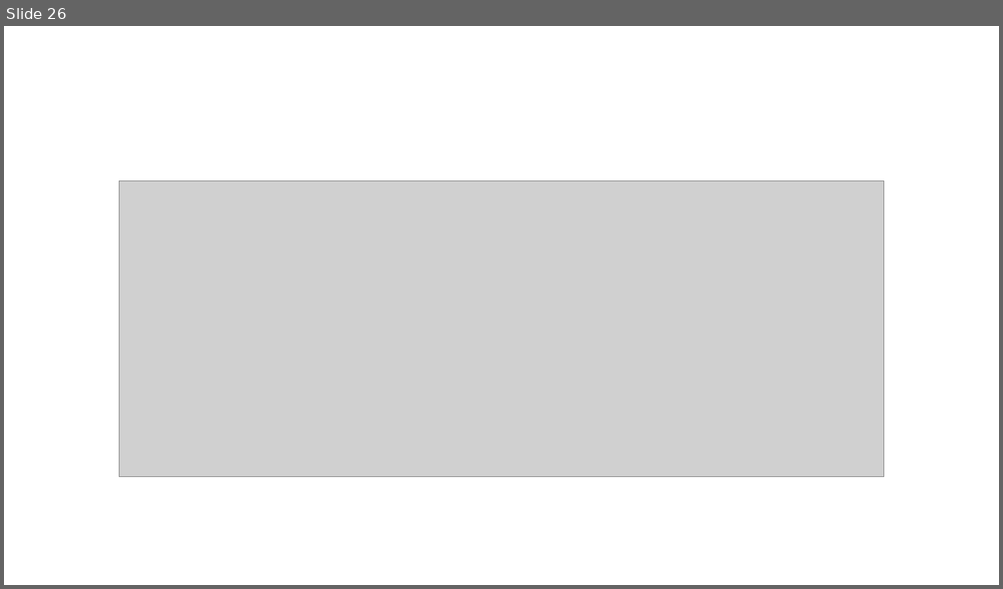
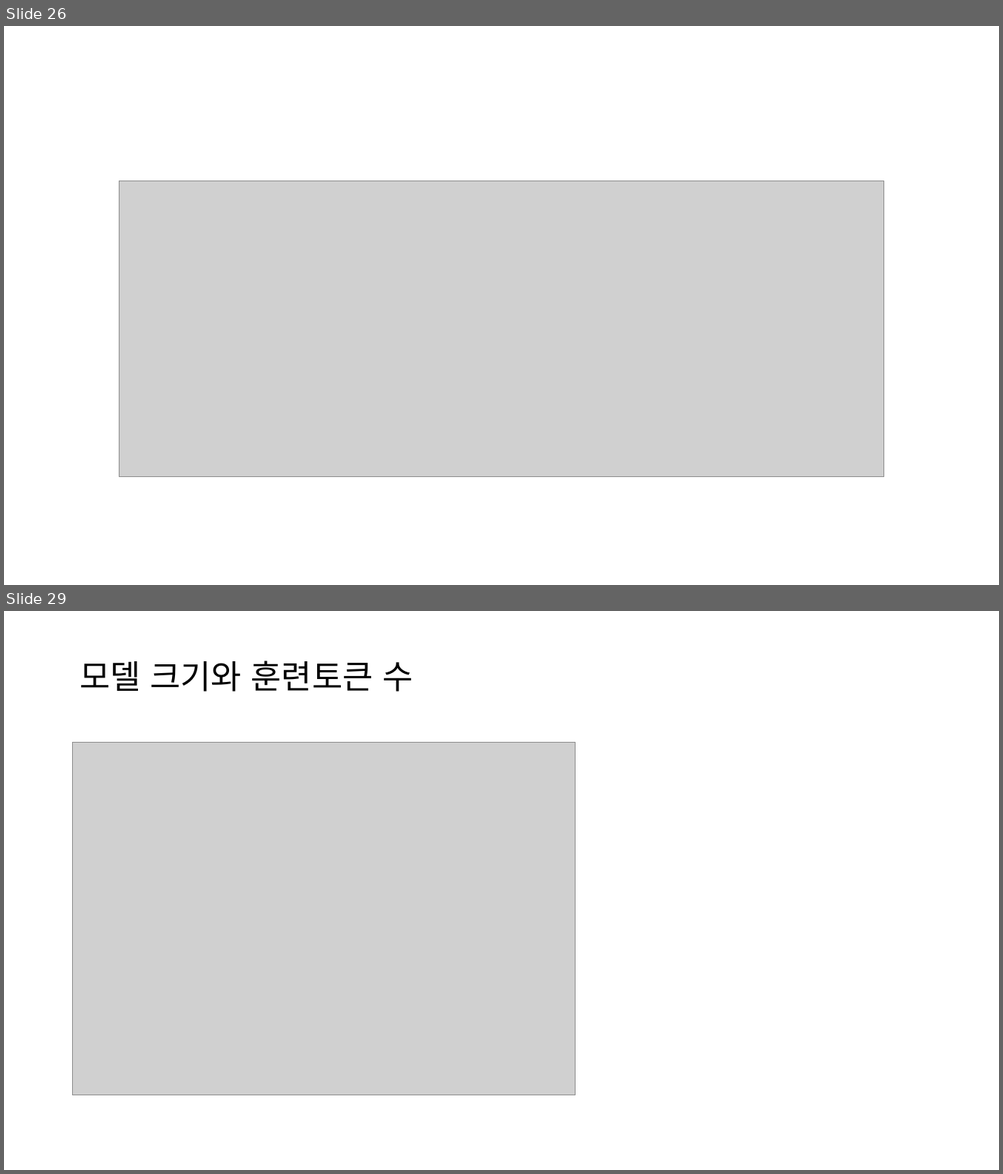
Before and after one commit to restful3/ds4th_study, a slide deck: source/AI_Engineering/Ch02_Ch02_Understanding_Foundation_Models_jeong.pptx. Shown one above the other, each under a label of ours: slide 26 before the commit, slides 26 and 29 after it; the slides between them are not shown. The pictures are 1003x589 and 1003x1174 pixels, drawn with LibreOffice and Linux fonts; fonts in the diff are those of the drawing; grey boxes stand for pictures. Boxes give left, top, right and bottom in pixels: in the first picture for what was removed or moved away, otherwise in the second. Text is boxed around its words. In the diff, an @@ line names an element or a change of style, - is before the commit and + after.

```diff
--- a/source/AI_Engineering/Ch02_Ch02_Understanding_Foundation_Models_jeong.pptx
+++ b/source/AI_Engineering/Ch02_Ch02_Understanding_Foundation_Models_jeong.pptx
@@ slide 29 added at (x1=4, y1=611, x2=999, y2=1170), background #FFFFFF @@
@@ title added at (x1=79, y1=661, x2=412, y2=692), 32 pt, text #000000 @@
+모델 크기와 훈련토큰 수
@@ picture added at (x1=73, y1=742, x2=575, y2=1096) @@
```
Also in this commit, not shown: 8 slides changed, 24 other slides added, 1 slide removed, 1 other file.
